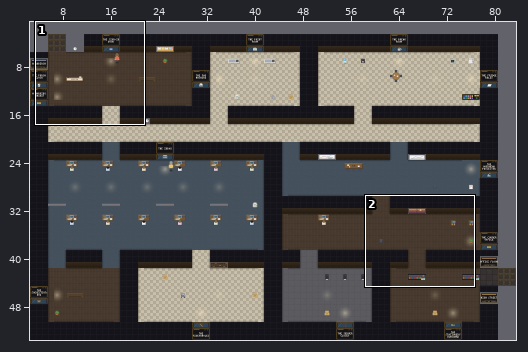
A Tiled map (JSON) gets an edit: maps/officefloor.tmj. The picture above shows the old version from afar; the outline marks the close-up.
Close-up. The starting point:
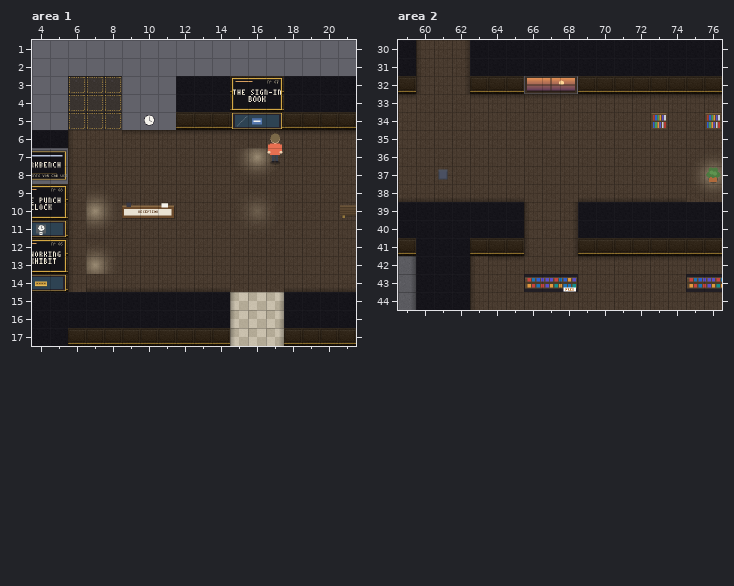
Cells are 32x32 px. Shown: area 1 x 4..21, y 1..17; area 2 x 59..76, y 30..44. The commit also changed other parts of the map, which this record leaves out.
And afterwards:
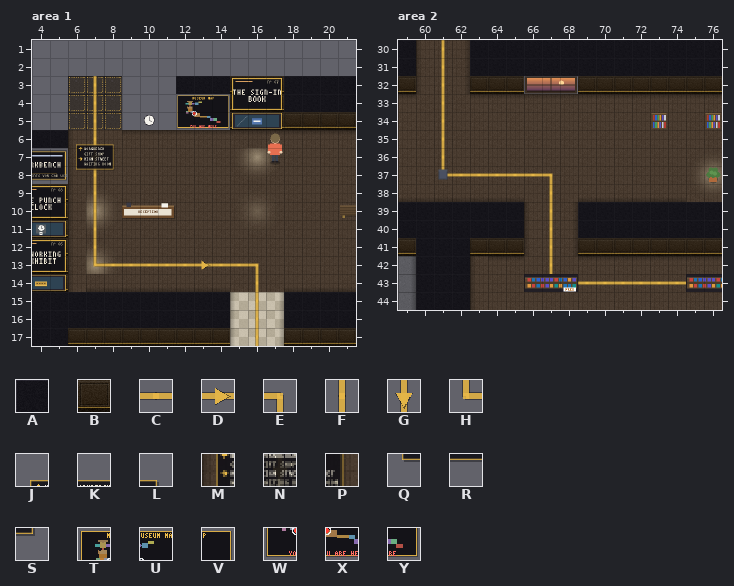
Key: from "Chunk 1": A 13, B 14, C 44, D 45, E 46, F 47, G 48, H 49; from "Chunk 2": J 228, K 229, L 230, M 231, N 232, P 233, Q 234, R 235, S 236, T 246, U 247, V 248, W 249, X 250, Y 251.
_ is an empty cell.
Tiles replaced or removed in this view: A, B.
Tiles of an added or newly shown layer are drawn over the layers below it.
See-through tiles are keyed as they look on the map.
The edit:
Changed rows in their new state; . is an unchanged cell.
Layer "wayfinding" (added), area 1:
first column x 7:
 3 F.........
 4 F.........
 5 F.........
 6 F.........
 7 G.........
 8 F.........
 9 F.........
10 F.........
11 F.........
12 F.........
13 HCCCCCDCCE
14 .........F
15 .........F
16 .........F
17 .........F
Layer "signage" (added), area 1:
first column x 6:
 6 JKL
 7 MNP
 8 QRS
Layer "walls", area 1:
first column x 12:
 4 TUV
 5 WXY
Layer "wayfinding" (added), area 2:
first column x 61:
30 F.............
31 F.............
32 F.............
33 F.............
34 F.............
35 F.............
36 F.............
37 HCCCCCE.......
38 ......F.......
39 ......F.......
40 ......F.......
41 ......F.......
42 ......F.......
43 ........CCCCCC
